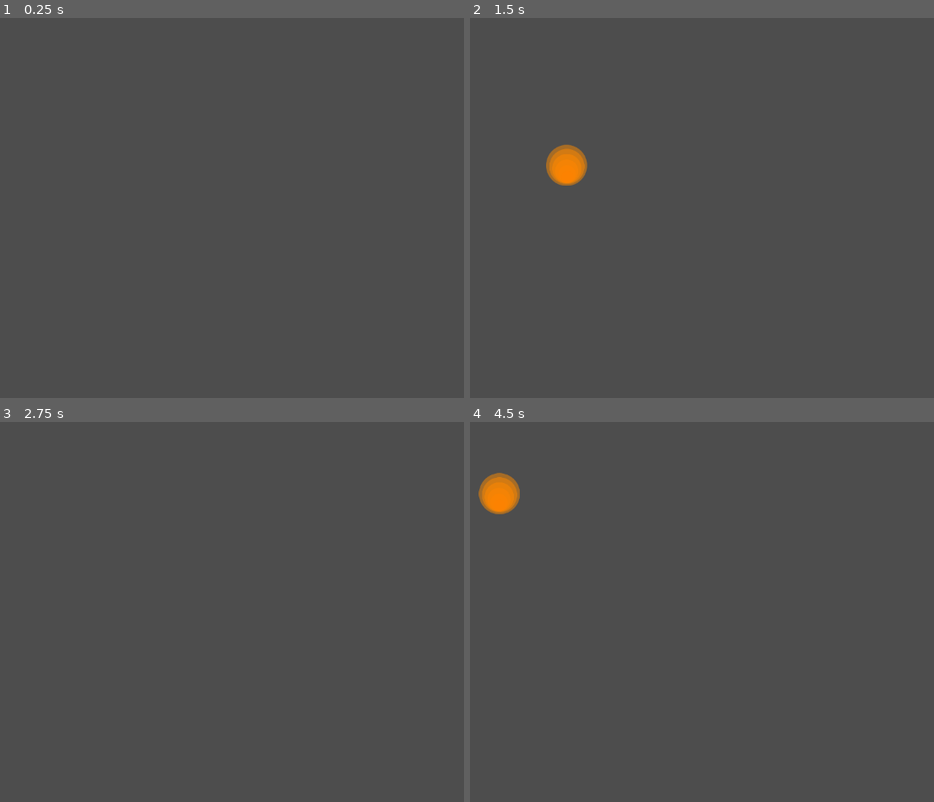
Above: before the commit, frames 1-4 (two rows, left to right).
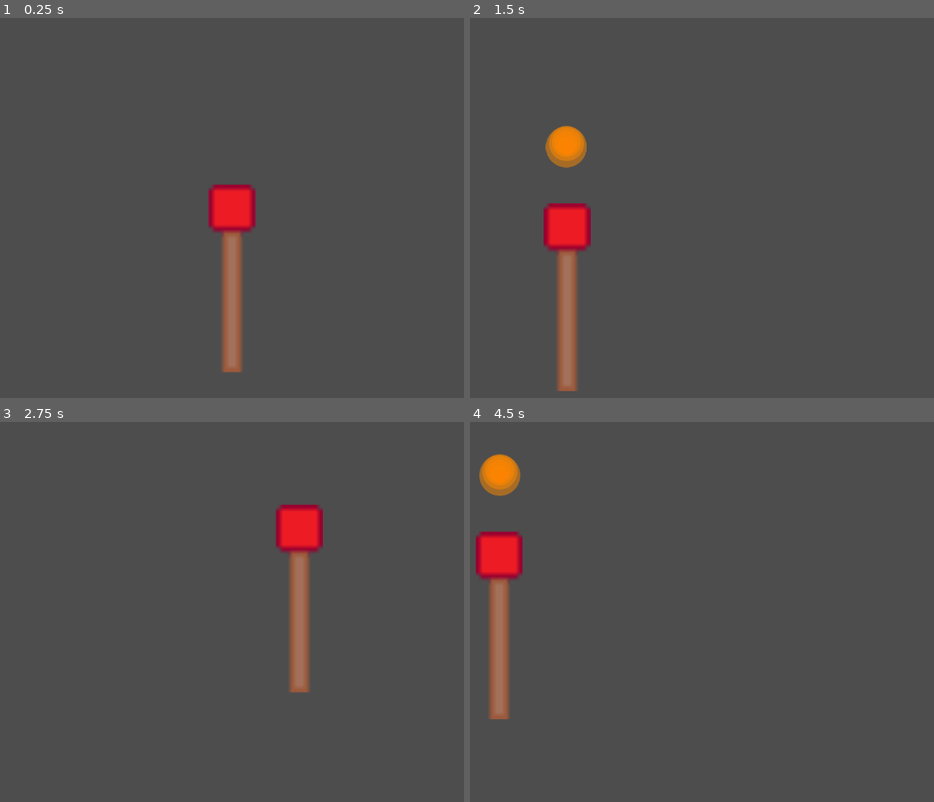
Above: after the commit, the same moments.

Repository: PixelWolf8976/FireThing
Game: Godot game, scene res://node_2d.tscn
The game is run twice, just before and just after one commit, with the same random seed, the same clock (stepped at 60 frames per second) and the same inputs. Sound files missing from this copy of the repository are replaced by a short silence.
Inputs (mouse positions are in pixels of both pictures, inside the frame that each line leads up to):
- Up to frame 1 (0.25 s): no input
- Up to frame 2 (1.5 s): tap Enter at 0.5 s; move the mouse to (850, 189) at 0.52 s; click (850, 189) at 0.6 s; tap Space at 1.25 s; move the mouse to (567, 227) at 1.27 s; click (567, 227) at 1.35 s
- Up to frame 3 (2.75 s): tap Enter at 2 s; move the mouse to (301, 528) at 2.02 s; click (301, 528) at 2.1 s
- Up to frame 4 (4.5 s): tap Space at 2.75, 4.25 s; move the mouse to (669, 688) at 2.77 s; click (669, 688) at 2.85 s; tap Enter at 3.5 s; move the mouse to (906, 669) at 3.52 s; click (906, 669) at 3.6 s; move the mouse to (497, 555) at 4.27 s; click (497, 555) at 4.35 s

The runs differ from the first frame. In frame 1, 2.9% of the frame differs, in the area x 44-56%, y 43-94%; in frame 2, 3.9%; in frame 3, 2.9%; in frame 4, 4.0%, in the area x 1-12%, y 8-79%.

Commit message:
Finalized and gave match

Diff:
--- a/Fire.tscn
+++ b/Fire.tscn
@@ -1,9 +1,7 @@
-[gd_scene load_steps=5 format=3 uid="uid://dswjvo42p22eq"]
+[gd_scene load_steps=3 format=3 uid="uid://dswjvo42p22eq"]
 
 [ext_resource type="Script" path="res://fire.gd" id="1_4mcy0"]
 [ext_resource type="AudioStream" uid="uid://hlu0l2ic3wsh" path="res://burningSound.mp3" id="2_c8gju"]
-[ext_resource type="AudioStream" uid="uid://bqseqmksoqw64" path="res://FireStart.mp3" id="3_gf1t2"]
-[ext_resource type="AudioStream" uid="uid://bh7pouslqt0kf" path="res://Extinguish.mp3" id="4_wk8g7"]
 
 [node name="Fire" type="Node2D"]
 script = ExtResource("1_4mcy0")
@@ -11,15 +9,5 @@
 [node name="Burning" type="AudioStreamPlayer2D" parent="."]
 stream = ExtResource("2_c8gju")
 autoplay = true
+panning_strength = 5.0
 parameters/looping = true
-
-[node name="Ignite" type="AudioStreamPlayer2D" parent="."]
-stream = ExtResource("3_gf1t2")
-volume_db = -5.0
-pitch_scale = 1.75
-autoplay = true
-
-[node name="Extinguish" type="AudioStreamPlayer2D" parent="."]
-stream = ExtResource("4_wk8g7")
-
-[connection signal="finished" from="Extinguish" to="." method="_on_extinguish_finished"]
--- a/FirePieceScript.gd
+++ b/FirePieceScript.gd
@@ -6,6 +6,7 @@
 
 var delay := 0.5
 var previousFire
+var fireSpeed := 40.0
 
 var jitterAmount := 100.0 * (10 - layerNum) * 0.001
 var jitterSpeed = clamp(layerNum * 2.0, 0, jitterAmount)
@@ -31,7 +32,7 @@
 			var distToTarget = (previousFire.position - position)
 			jitter += randf_range(-jitterSpeed, jitterSpeed)
 			jitter = clamp(jitter, -jitterAmount, jitterAmount)
-			var target = lerp(position, previousFire.position + Vector2(0, (10 - layerNum) * 0.1 * -25) + Vector2(jitter, 0), delta * 25)
+			var target = lerp(position, previousFire.position + Vector2(0, (10 - layerNum) * 0.1 * -25) + Vector2(jitter, 0), delta * fireSpeed)
 			position = target
 		else:
 			position = get_global_mouse_position()
--- a/fire.gd
+++ b/fire.gd
@@ -30,9 +30,8 @@
 # Called every frame. 'delta' is the elapsed time since the previous frame.
 func _process(delta):
 	if isDone:
-		if !$Extinguish.playing:
-			$Extinguish.play(0.03)
 		$Burning.stop()
+		queue_free()
 
 	if deleting && fireList.size() > 0:
 		deletingAt += delta * deleteSpeed
@@ -41,6 +40,3 @@
 				fireList[i].queue_free()
 				if i == fireList.size() - 1:
 					isDone = true
-
-func _on_extinguish_finished():
-	queue_free()
--- a/node_2d.gd
+++ b/node_2d.gd
@@ -2,12 +2,19 @@
 
 var fireInst
 
+func _ready():
+	Input.mouse_mode = Input.MOUSE_MODE_HIDDEN
+
 # Called every frame. 'delta' is the elapsed time since the previous frame.
 func _process(delta):
+	$Match.position = get_global_mouse_position() + Vector2(0, 120)
+
 	if Input.is_action_just_pressed("Light fire"):
+		$Ignite.play()
 		var fire = preload("res://Fire.tscn")
 		fireInst = fire.instantiate()
 		add_child(fireInst)
 
 	if Input.is_action_just_released("Light fire"):
+		$Extinguish.play(0.03)
 		fireInst.delete()
--- a/node_2d.tscn
+++ b/node_2d.tscn
@@ -1,6 +1,9 @@
-[gd_scene load_steps=2 format=3 uid="uid://bgqkxtin6laat"]
+[gd_scene load_steps=5 format=3 uid="uid://bgqkxtin6laat"]
 
 [ext_resource type="Script" path="res://node_2d.gd" id="1_03f4t"]
+[ext_resource type="AudioStream" uid="uid://bh7pouslqt0kf" path="res://Extinguish.mp3" id="2_fha4v"]
+[ext_resource type="AudioStream" uid="uid://bqseqmksoqw64" path="res://FireStart.mp3" id="3_cyxs5"]
+[ext_resource type="Texture2D" uid="uid://2x7f0d3xl3ga" path="res://Match.png" id="4_7rrsj"]
 
 [node name="Node2D" type="Node2D"]
 script = ExtResource("1_03f4t")
@@ -8,3 +11,22 @@
 [node name="Camera2D" type="Camera2D" parent="."]
 
 [node name="AudioListener2D" type="AudioListener2D" parent="."]
+current = true
+
+[node name="Extinguish" type="AudioStreamPlayer2D" parent="."]
+stream = ExtResource("2_fha4v")
+max_polyphony = 100
+panning_strength = 5.0
+
+[node name="Ignite" type="AudioStreamPlayer2D" parent="."]
+stream = ExtResource("3_cyxs5")
+volume_db = -5.0
+pitch_scale = 1.75
+max_polyphony = 100
+panning_strength = 5.0
+
+[node name="Match" type="Sprite2D" parent="."]
+z_index = -1
+position = Vector2(0, 150)
+scale = Vector2(8, 8)
+texture = ExtResource("4_7rrsj")
Binary file added: Match.png
Not shown, added: Match.png.import
